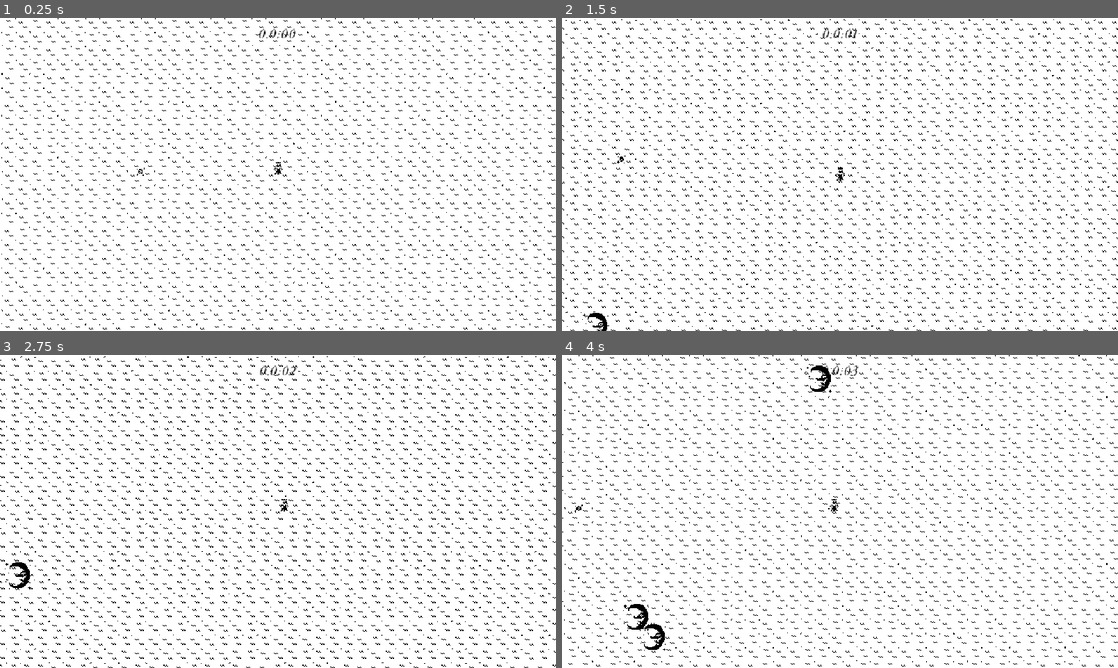
Above: before the commit, frames 1-4 (two rows, left to right).
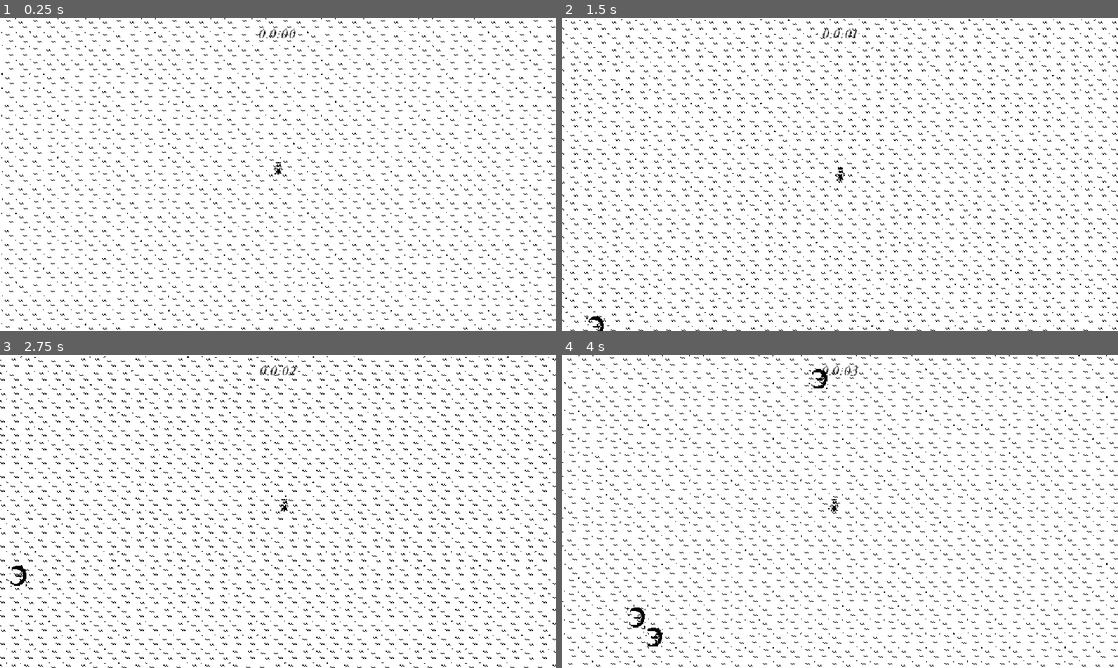
Above: after the commit, the same moments.

Repository: SoftcoreBee/Holographia
Game: Godot game, scene res://scene/main.tscn
The game is run twice, just before and just after one commit, with the same random seed, the same clock (stepped at 60 frames per second) and the same inputs.
Inputs:
- Up to frame 1 (0.25 s): no input
- Up to frame 2 (1.5 s): tap Enter at 0.5 s; hold D (move_right) 0.53-1.28 s; hold S (move_down) from 1.28 s (still down)
- Up to frame 3 (2.75 s): release S (move_down) at 2.03 s; hold D (move_right) from 2.03 s (still down)
- Up to frame 4 (4 s): release D (move_right) at 2.78 s; hold W (move_up) 2.78-3.53 s; hold A (move_left) from 3.53 s (still down)

The runs differ from the first frame. In frame 1, less than 0.1% of the frame differs, in the area x 24-26%, y 47-51%; in frame 2, 0.1%; in frame 3, 0.1%; in frame 4, 0.4%, in the area x 2-49%, y 3-95%.

Commit message:
xp drop 2

Diff:
--- a/scene/arena_time_manager.tscn
+++ b/scene/arena_time_manager.tscn
@@ -1,6 +1,9 @@
-[gd_scene format=3 uid="uid://cdrfymdt71ptq"]
+[gd_scene load_steps=2 format=3 uid="uid://cdrfymdt71ptq"]
+
+[ext_resource type="Script" uid="uid://dbi4exgt6oevb" path="res://script/timer.gd" id="1_r2p77"]
 
 [node name="ArenaTimeManager" type="Node"]
+script = ExtResource("1_r2p77")
 
 [node name="Timer" type="Timer" parent="."]
 wait_time = 60.0
--- a/scene/arena_time_ui.tscn
+++ b/scene/arena_time_ui.tscn
@@ -20,4 +20,4 @@
 size_flags_horizontal = 4
 size_flags_vertical = 0
 theme_override_colors/font_color = Color(0, 0, 0, 1)
-text = "Test"
+text = "00:00"
--- a/scene/basic_enemy.tscn
+++ b/scene/basic_enemy.tscn
@@ -31,6 +31,7 @@
 
 [node name="Sprite2D" type="Sprite2D" parent="."]
 modulate = Color(0, 0, 0, 1)
+scale = Vector2(0.75, 0.75)
 texture = ExtResource("1_3puoo")
 
 [node name="CollisionShape2D" type="CollisionShape2D" parent="."]
--- a/scene/main.tscn
+++ b/scene/main.tscn
@@ -8,7 +8,6 @@
 [ext_resource type="TileSet" uid="uid://bnlgbpnjk8pg7" path="res://asset/resources/grass.tres" id="3_0ha60"]
 [ext_resource type="Script" uid="uid://dbi4exgt6oevb" path="res://script/timer.gd" id="3_p1hux"]
 [ext_resource type="PackedScene" uid="uid://dlrpqgev04pku" path="res://scene/experience_manager.tscn" id="5_b5f6u"]
-[ext_resource type="PackedScene" uid="uid://cjgtpvdctdc6y" path="res://scene/experience_gem.tscn" id="8_of57s"]
 
 [node name="Main" type="Node"]
 
@@ -32,6 +31,3 @@
 
 [node name="Player" parent="." instance=ExtResource("1_itxqv")]
 position = Vector2(320, 178)
-
-[node name="ExperienceGem" parent="." instance=ExtResource("8_of57s")]
-position = Vector2(162, 175)
--- a/script/gem_drop_component.gd
+++ b/script/gem_drop_component.gd
@@ -1,13 +1,17 @@
 extends Node
 
+@export_range(0, 1) var drop_percent: float = 0.5
+@export var health_component: Node
 @export var gem_scene: PackedScene
-@export var health_component: Node
 
 
 func _ready():
     (health_component as HealthComponent).died.connect(on_died)
 
 func on_died():
+    if randf() > drop_percent:
+        return
+
     if gem_scene == null:
         return
 
--- a/script/health_component.gd
+++ b/script/health_component.gd
@@ -12,6 +12,9 @@
 
 func damage(damage_amount: float):
     current_health = max(current_health - damage_amount, 0)
+    Callable(check_death).call_deferred()
+
+func check_death():
     if current_health == 0:
         died.emit()
         owner.queue_free()
Not shown: 1 places in scene/main.tscn that only renumber resources
